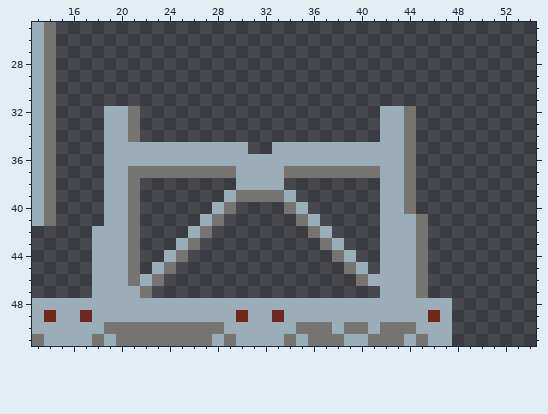
Edited in one commit: pixel-art file (assets/sprites/Sprite-0006.aseprite). Above, as it was before the edit.
256x256 pixels, 1 frame. Colours within 5 levels of each other are drawn and written as one. Shown: x 13..54, y 25..51.
After the commit:
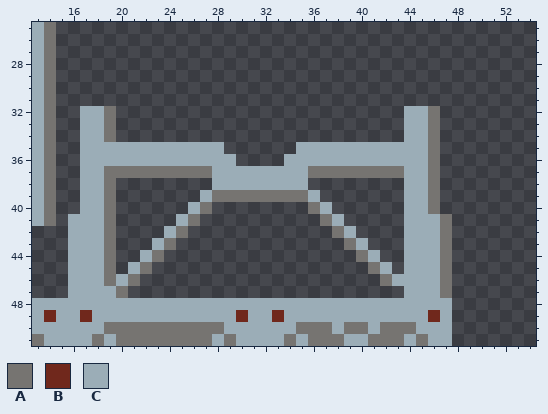
Palette (. is transparent): A #767471  B #70281c  C #9badb7
The edit:
The author put colour A in rows 32 to 38 at x 46; in row 39 at x 28, 35 and 46; in row 40 at x 27, 36 and 46; in row 41 at x 26, 37 and 47; in row 42 at x 25, 38 and 47; in row 43 at x 24, 39 and 47.
The author put colour A in row 44 at x 23, 40 and 47; in row 45 at x 22, 41 and 47; in rows 46 to 47 at x 47.
Colour C becomes colour A in rows 32 to 34 at x 19; in row 37 at x 19 to 20 and 42 to 43; in row 38 at x 19; in row 39 at x 19, 29 and 34; in rows 40 to 45 at x 19; in row 46 at x 19 and 42.
Colour C becomes colour A in row 47 at x 20.
The author put colour C in rows 32 to 37 at x 17 to 18 and 45; in row 38 at x 17 to 18, 28 to 29, 34 to 35 and 45; in row 39 at x 17 to 18, 27, 36 and 45; in row 40 at x 17 to 18, 26, 37 and 45; in row 41 at x 16 to 18, 25, 38 and 46; in row 42 at x 16 to 17, 24, 39 and 46.
The author put colour C in row 43 at x 16 to 17, 23, 40 and 46; in row 44 at x 16 to 17, 22, 41 and 46; in rows 45 to 47 at x 16 to 17 and 46.
Colour A becomes colour C in rows 32 to 36 at x 44; in row 37 at x 28 to 29, 34 to 35 and 44; in rows 38 to 40 at x 44; in rows 41 to 44 at x 45; in row 45 at x 21 and 45; in rows 46 to 47 at x 45.
Colour A is gone in rows 32 to 34 at x 21; in rows 38 to 39 at x 21; in row 40 at x 21, 29 and 34; in row 41 at x 21, 28 and 35; in row 42 at x 21, 27 and 36; in row 43 at x 21, 26 and 37.
Colour A is gone in row 44 at x 21, 25 and 38; in row 45 at x 24 and 39; in row 46 at x 23 and 40; in row 47 at x 22.
Colour C is gone in rows 32 to 34 at x 20 and 42 to 43; in row 35 at x 29 to 30 and 33 to 34; in row 36 at x 30 to 33; in rows 38 to 39 at x 20 and 42 to 43; in row 40 at x 20, 28, 35 and 42 to 43; in row 41 at x 20, 27, 36 and 42 to 43.
Colour C is gone in row 42 at x 20, 26, 37 and 42 to 43; in row 43 at x 20, 25, 38 and 42 to 43; in row 44 at x 20, 24, 39 and 42 to 43; in row 45 at x 20, 23, 40 and 43; in row 46 at x 22 and 41; in row 47 at x 21 and 42 to 43.
Changed places in both pictures, as pixel boxes (x1, y1, x2, y2):
changed: (68, 106, 452, 298)
